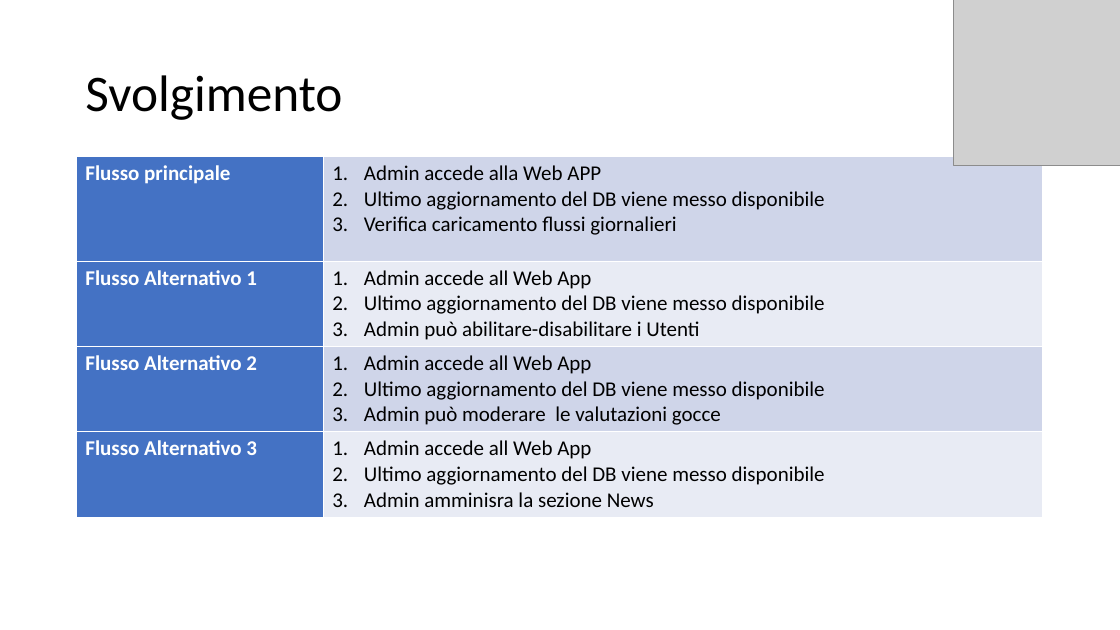
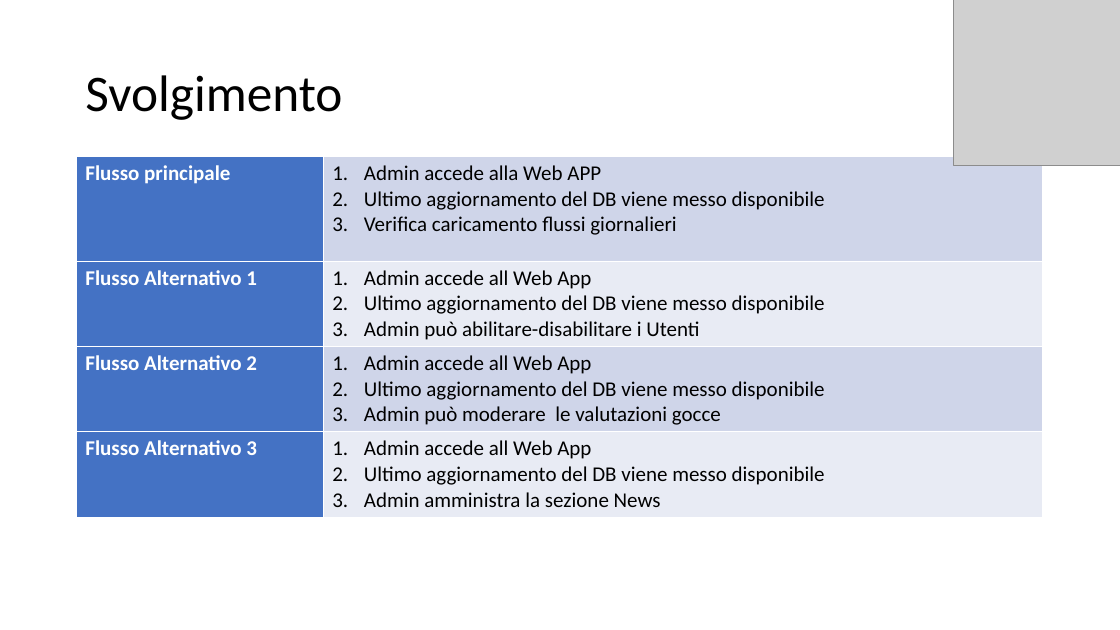
Before and after one commit to itsar19-20/gas, a slide deck: slide 4 of docs/analisi/Template use case/Template Use Case - Gestione DB.pptx. Drawn at 1120x630 pixels with LibreOffice and Linux fonts; fonts in the diff are those of the drawing; grey boxes stand for pictures. Boxes give left, top, right and bottom in pixels: in the first picture for what was removed or moved away, otherwise in the second. Text is boxed around its words. In the diff, an @@ line names an element or a change of style, - is before the commit and + after.

```diff
--- a/docs/analisi/Template use case/Template Use Case - Gestione DB.pptx
+++ b/docs/analisi/Template use case/Template Use Case - Gestione DB.pptx
@@ table at <box>77,156,1044,513</box> @@
-row 4, column 2: Admin accede all Web App / Ultimo aggiornamento del DB viene messo disponibile / Admin amminisra la sezione News
+row 4, column 2: Admin accede all Web App / Ultimo aggiornamento del DB viene messo disponibile / Admin amministra la sezione News
```
Also in this commit, not shown: 2 other slides changed, 8 other files.
